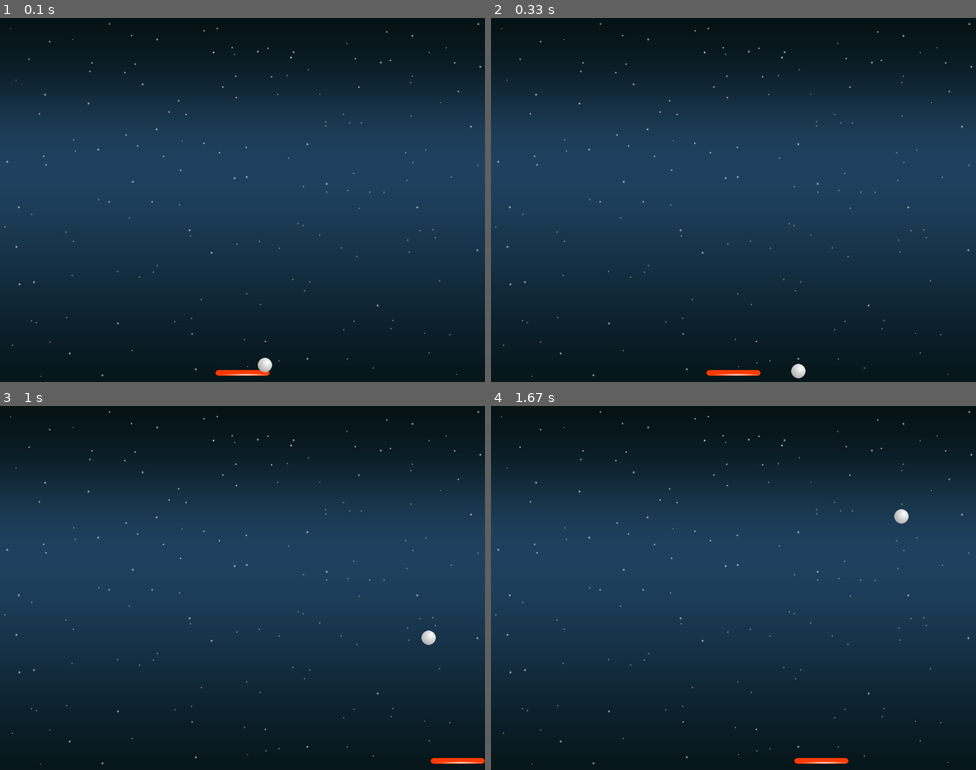
Above: before the commit, frames 1-4 (two rows, left to right).
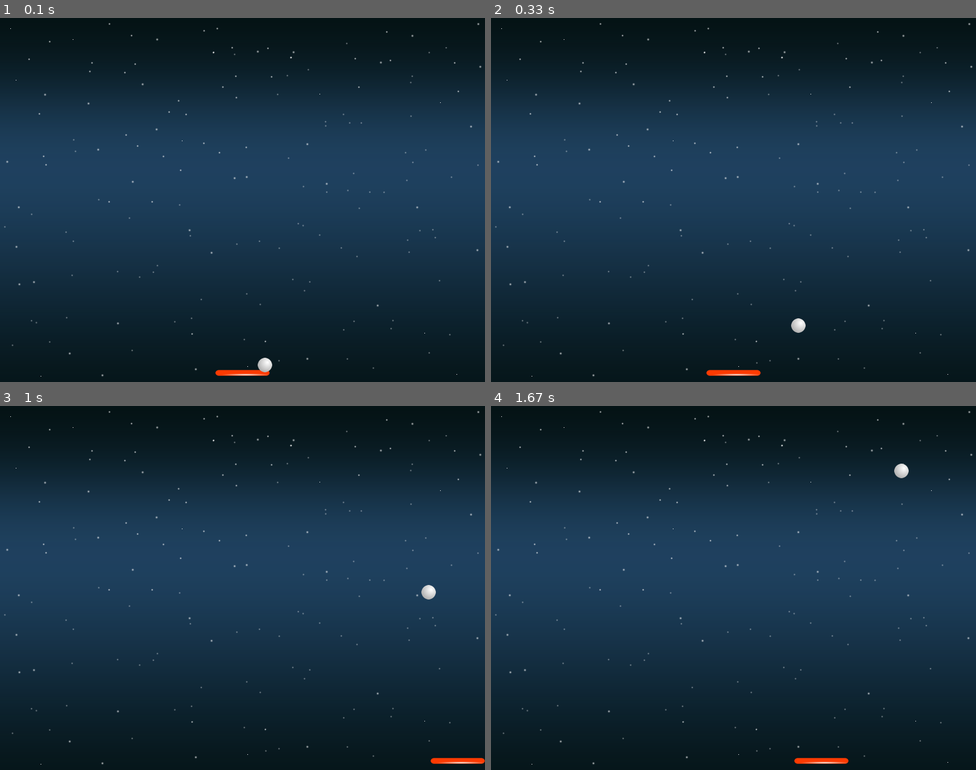
Above: after the commit, the same moments.

Repository: anbreaker/k8ArkanoidPyGame
Game: pygame game, started from main.py
The game is run twice, just before and just after one commit, with the same random seed, the same clock (stepped at 60 frames per second) and the same inputs.
Inputs:
- Up to frame 1 (0.1 s): no input
- Up to frame 2 (0.33 s): no input
- Up to frame 3 (1 s): hold Right 0.33-0.8 s; hold Right from 0.83 s (still down)
- Up to frame 4 (1.67 s): release Right at 1.3 s; hold Left from 1.33 s (still down)

Frame 1 is identical in both runs. In frame 2, 0.2% of the frame differs, in the area x 61-65%, y 82-99%; in frame 3, 0.2%; in frame 4, 0.2%.

Commit message:
mecanicas de choque con racket

Diff:
--- a/entities.py
+++ b/entities.py
@@ -1,5 +1,6 @@
 import pygame as pg
 from pygame.locals import *
+from random import choice
 
 FPS = 60
 
@@ -7,6 +8,7 @@
 class Racket(pg.sprite.Sprite):
     pictures = 'racket_horizontal.png'
     speed = 10
+    lives = 3
 
     def __init__(self, x=355, y=580):
         self.x = x
@@ -49,16 +51,37 @@
         self.rect.y = y
         self.w = self.rect.w
         self.h = self.rect.h
+        self.start()
+
+    def start(self):
+        self.rect.x = self.x
+        self.rect.y = self.y
+        self.speed = 5
+        self.dy = 1
+        self.dx = choice((-1,1))
+
 
     def update(self, dt):
         self.rect.x = self.rect.x + self.speed * self.dx
         self.rect.y = self.rect.y + self.speed * self.dy
 
-        if self.rect.y >= 600:
-            self.dy = self.dy * - 1 # Condicion de perdida de vida
+        if self.rect.y >= 600 - self.h:
+            # self.dy = self.dy * - 1 # Condicion de perdida de vida
+            # self.rect.x = self.x
+            # self.rect.y = self.y
+            # Condicion de perdida de vida
+            self.speed = 0
+
 
         if self.rect.y <= 0:
             self.dy = self.dy * -1
 
-        if self.rect.x <= 0 or self.rect.x >= 800 -self.w:
+        if self.rect.x <= 0 or self.rect.x >= 800 - self.w:
             self.dx = self.dx * -1
+
+    def test_collision(self, group):
+        # Compruebo si choco con los miembros de un grupo
+        candidatesToColision = pg.sprite.spritecollide(self, group, False)
+        if len(candidatesToColision) > 0:
+            print('Toque')
+            self.dy += -1
--- a/main.py
+++ b/main.py
@@ -11,15 +11,19 @@
     clock = pg.time.Clock()
 
     def __init__(self):
-        #Tamaño pantalla
+        # Tamaño pantalla
         self.screen = pg.display.set_mode((800, 600))
         pg.display.set_caption('Arkanoid pyGame!')
 
-        self.background_img = pg.image.load('resources/background.png').convert()
+        self.background_img = pg.image.load(
+            'resources/background.png').convert()
+        # self.player = Racket(100,295) #Para enredar y comprobar en distinta posicion de Racket
         self.player = Racket()
         self.ball = Ball()
 
+        self.playerGroup = pg.sprite.Group()
         self.allSprites = pg.sprite.Group()
+        self.playerGroup.add(self.player)
         self.allSprites.add(self.player)
         self.allSprites.add(self.ball)
 
@@ -52,6 +56,17 @@
 
             self.handleEvents()
 
+            # Comprobar choques con Racket
+            self.ball.test_collision(self.playerGroup)
+            if self.ball.speed == 0:  # Se produce colision
+                # Quitar vida a player
+                self.player.lives -= 1
+                # Inicio de una nueva bola, avisar a bola que vuelva al inicio (metodo)
+                self.ball.start()
+
+            if self.player.lives == 0:
+                self.gameOver()
+
             self.screen.blit(self.background_img, (0, 0))
 
             self.allSprites.update(dt)
